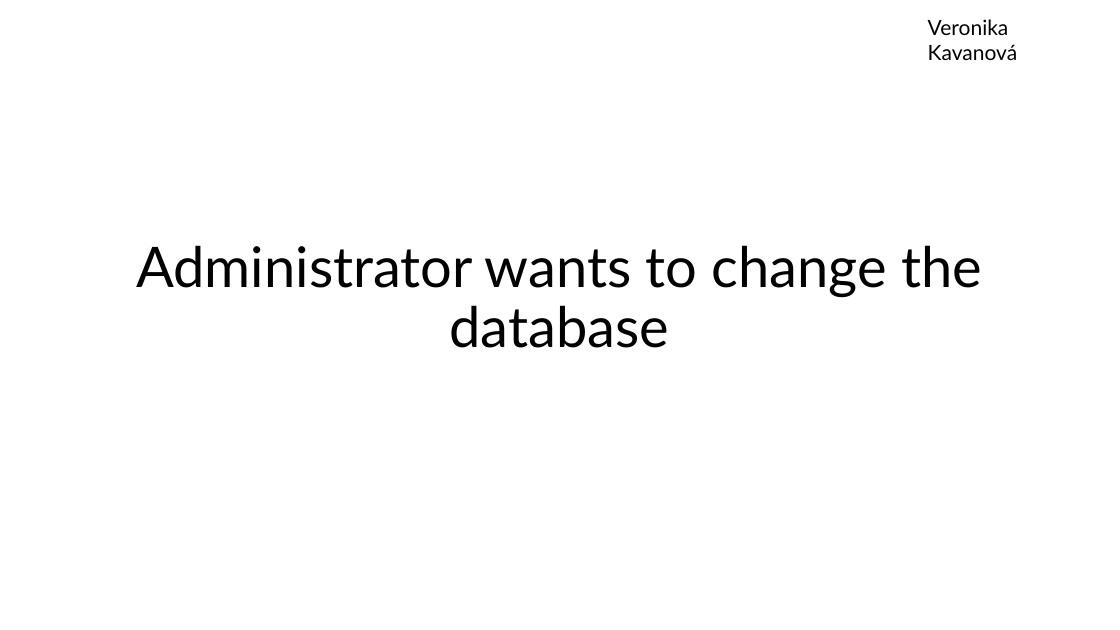
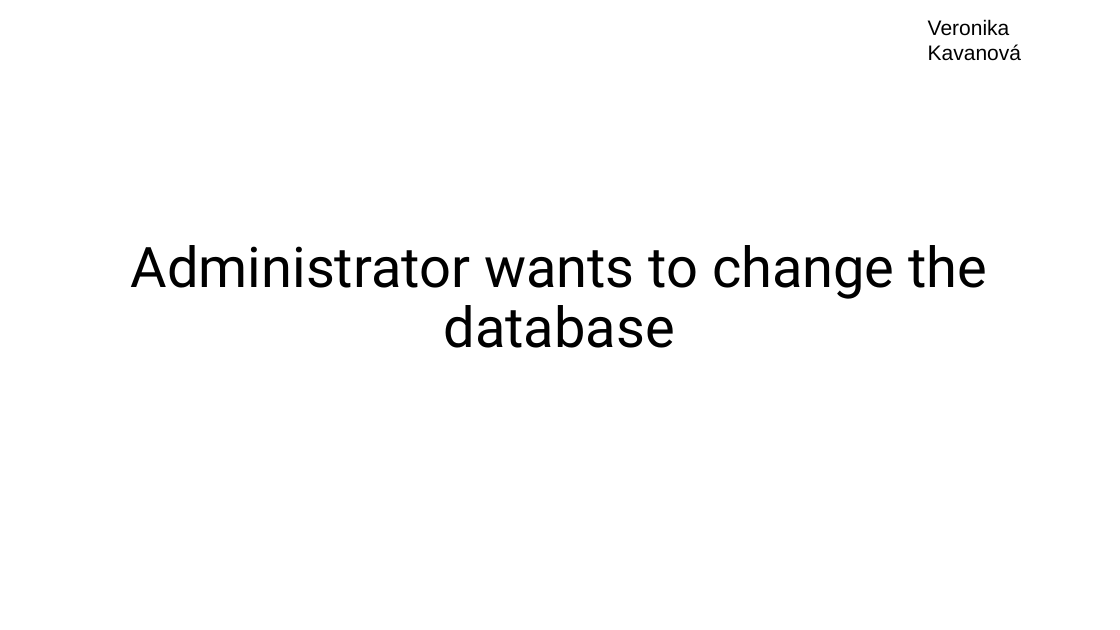
Before and after one commit to Jan-Novak00/Enrollments1, a slide deck: slide 2 of Milestone2/Presentation_Milestone2.pptx. Drawn at 1120x630 pixels with LibreOffice and Linux fonts; fonts in the diff are those of the drawing. Boxes give left, top, right and bottom in pixels: in the first picture for what was removed or moved away, otherwise in the second. Text is boxed around its words. In the diff, an @@ line names an element or a change of style, - is before the commit and + after.

```diff
--- a/Milestone2/Presentation_Milestone2.pptx
+++ b/Milestone2/Presentation_Milestone2.pptx
@@ text "Veronika Kavanová" at (928, 19, 1021, 61): font Lato to Arial @@
@@ title "Administrator wants to change the ..." at (131, 245, 987, 348): font Lato to Roboto @@
```
Also in this commit, not shown: 6 other slides changed, 4 slides added.
